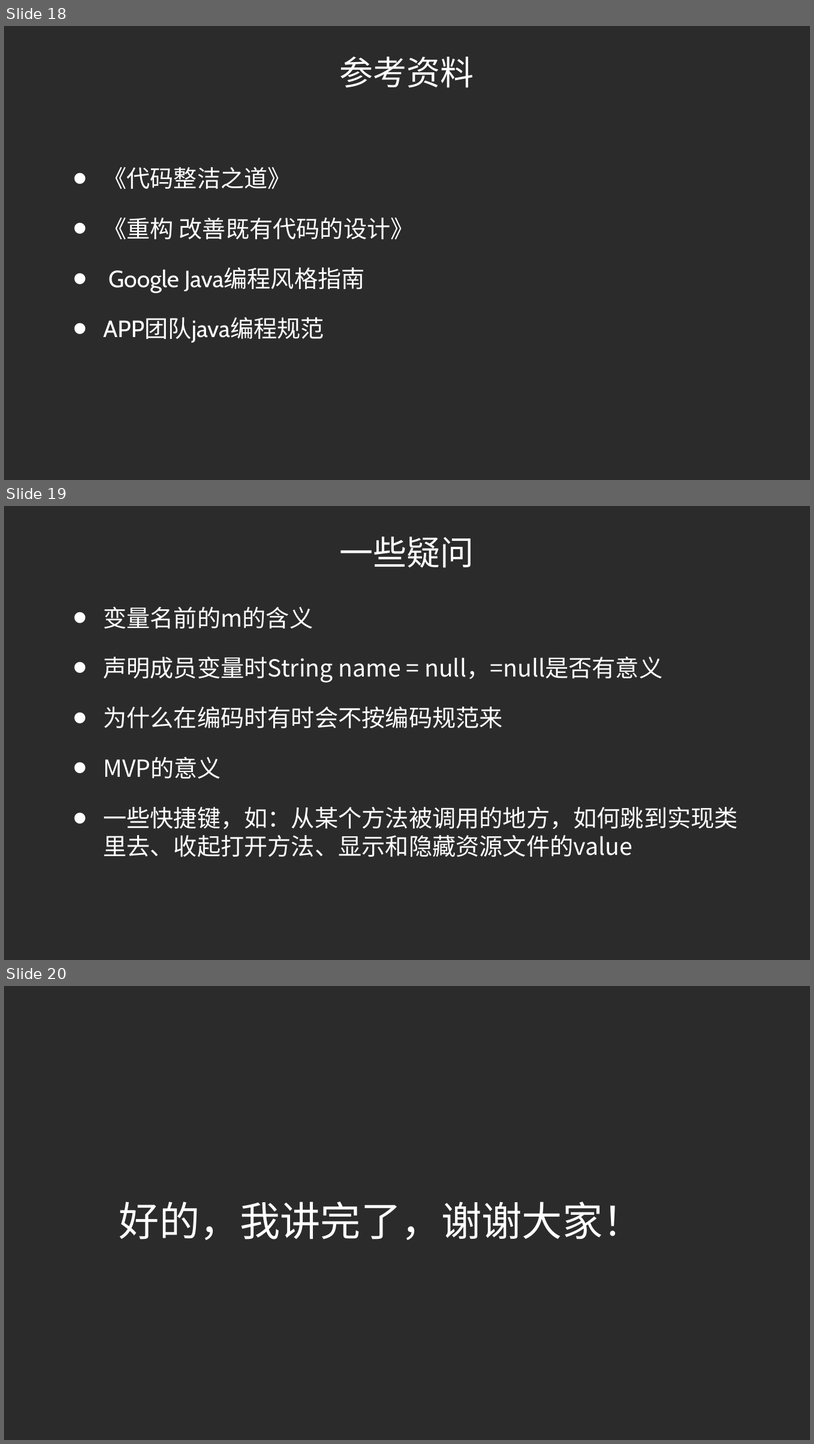
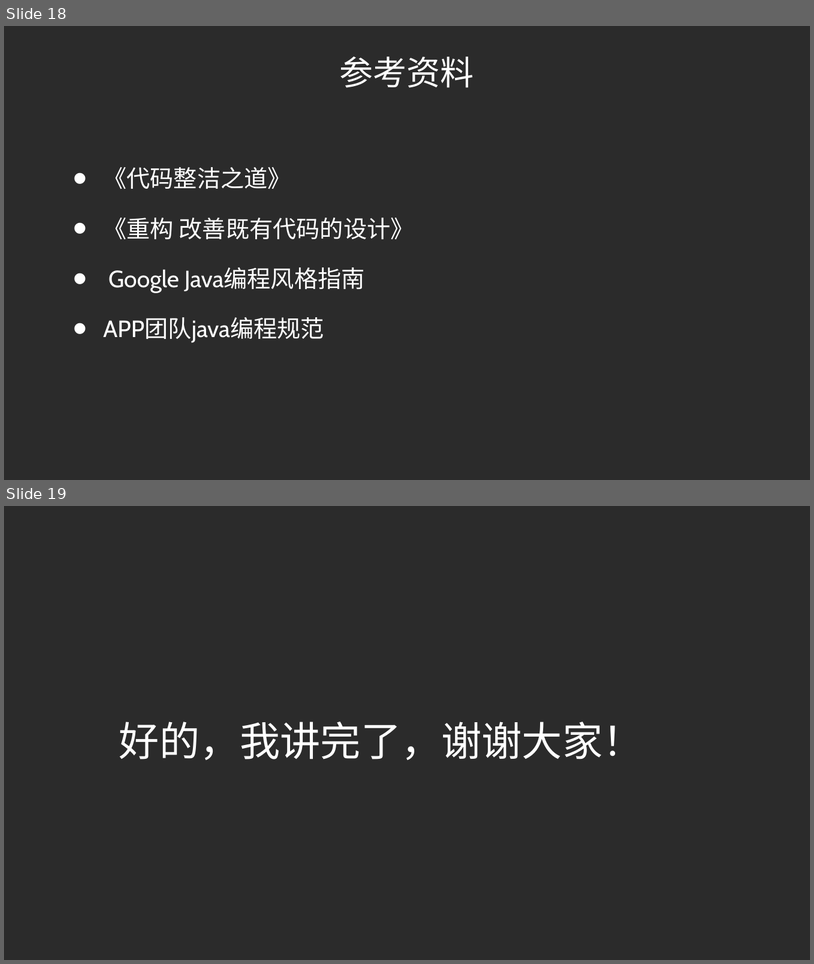
Before and after one commit to 541205249/demo_workspace, a slide deck: refactordemo/doc/Clean Code经验分享-贾宗艺.ppt. Shown one above the other, each under a label of ours: slides 18, 19 and 20 before the commit, slides 18 and 19 after it. The pictures are 814x1444 and 814x964 pixels, drawn with LibreOffice and Linux fonts; fonts in the diff are those of the drawing; background and template pictures are left out; a plain dark background stands for a picture behind light text. Boxes give left, top, right and bottom in pixels: in the first picture for what was removed or moved away, otherwise in the second. Text is boxed around its words. In the diff, an @@ line names an element or a change of style, - is before the commit and + after.

```diff
--- a/refactordemo/doc/Clean Code经验分享-贾宗艺.ppt
+++ b/refactordemo/doc/Clean Code经验分享-贾宗艺.ppt
@@ slide 19 removed at <box>4,506,810,960</box>, background picture (left out) @@
@@ title removed at <box>340,537,474,568</box> @@
-一些疑问
@@ text removed at <box>103,607,738,857</box> @@
-• 变量名前的m的含义
-• 声明成员变量时String name = null，=null是否有意义
-• 为什么在编码时有时会不按编码规范来
-• MVP的意义
-• 一些快捷键，如：从某个方法被调用的地方，如何跳到实现类里去、收起打开方法、显示和隐藏资源文件的value
@@ what was slide 20 is now slide 19 @@
```
Also in this commit, not shown: 1 slide changed.
